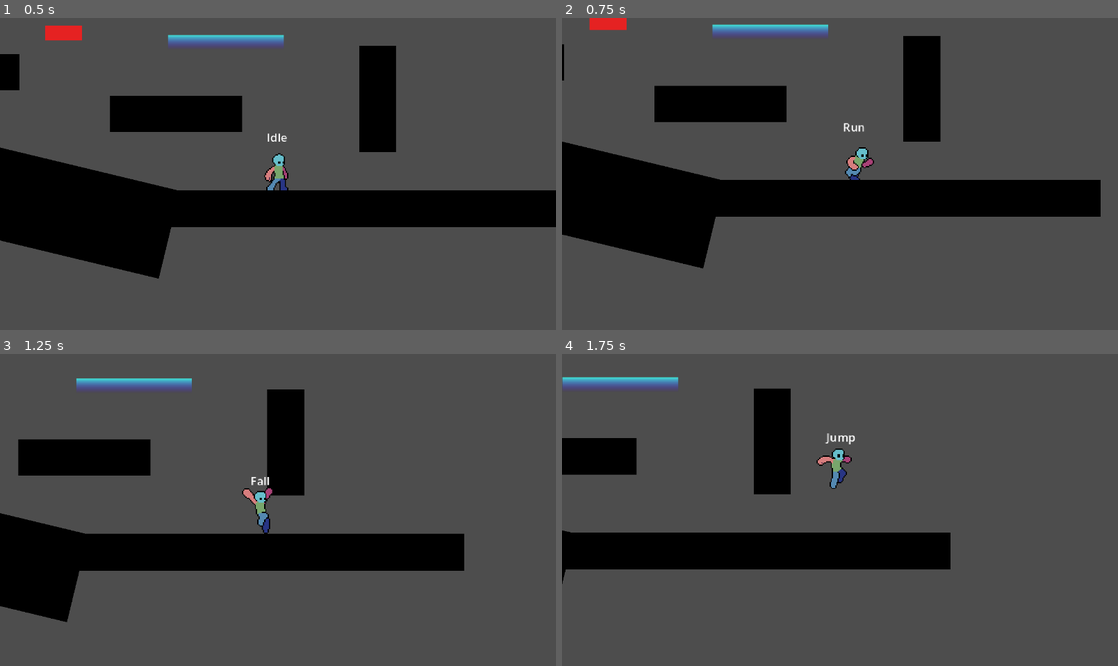
Above: before the commit, frames 1-4 (two rows, left to right).
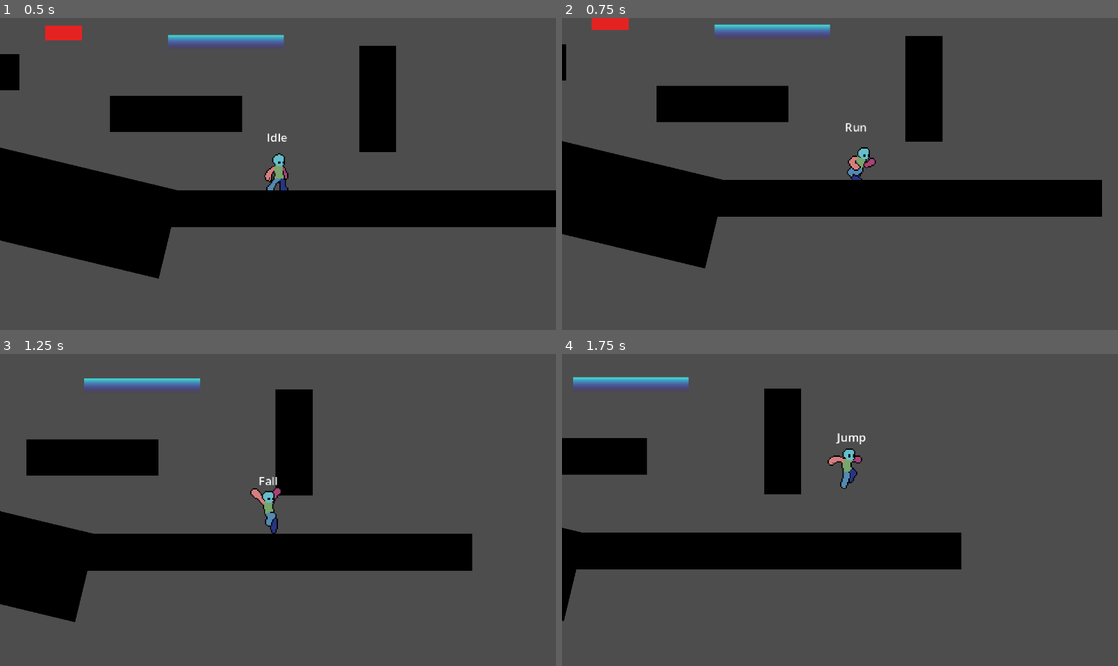
Above: after the commit, the same moments.

Repository: TianJunShi1/harry-forge
Game: Godot game, scene res://playground.tscn
Two runs of this game, one before a commit and one after it. Both use one fixed random seed, a clock stepped at 60 frames per second and the inputs below.
Inputs:
- Up to frame 1 (0.5 s): no input
- Up to frame 2 (0.75 s): hold D (right) from 0.53 s (still down); tap Shift (run) at 0.6 s
- Up to frame 3 (1.25 s): keep holding D (right); tap Space (jump) at 0.77 s
- Up to frame 4 (1.75 s): keep holding D (right); tap Shift (run) at 1.35 s; tap Space (jump) at 1.52 s

Frame 1 is identical in both runs. In frame 2, 1.0% of the frame differs, in the area x 0-98%, y 0-81%; in frame 3, 2.7%; in frame 4, 2.8%, in the area x 0-72%, y 7-86%.

Commit message:
手感调整2

Diff:
--- a/Level/00_chapter1/01.tscn
+++ b/Level/00_chapter1/01.tscn
@@ -33,7 +33,7 @@
 bounds_source = 1
 custom_bounds_size = Vector2(256, 180)
 zone_priority = 10
-transition_duration = 1.35
+transition_duration = 1.5
 
 [node name="CollisionShape2D" parent="CameraBounds2" index="0" unique_id=550665942]
 position = Vector2(-236.75, -71)
--- a/general/camera/game_camera.tscn
+++ b/general/camera/game_camera.tscn
@@ -5,5 +5,5 @@
 [node name="GameCamera" type="Camera2D" unique_id=317918204 groups=["game_camera"]]
 script = ExtResource("1_cam01")
 follow_smoothing = 4.0
-look_ahead_distance = 40.0
+look_ahead_distance = 30.0
 bounds_softness = 80.0
